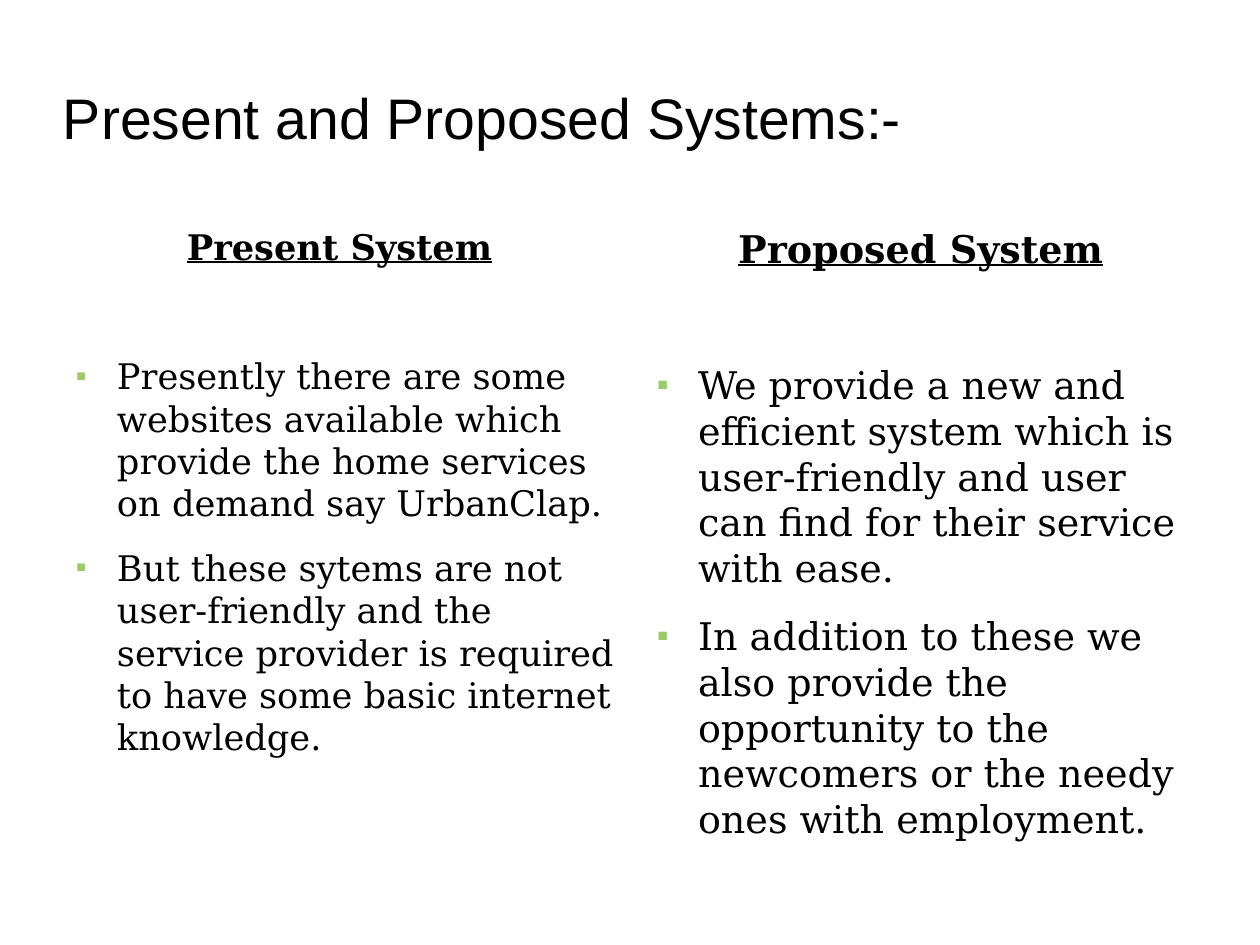
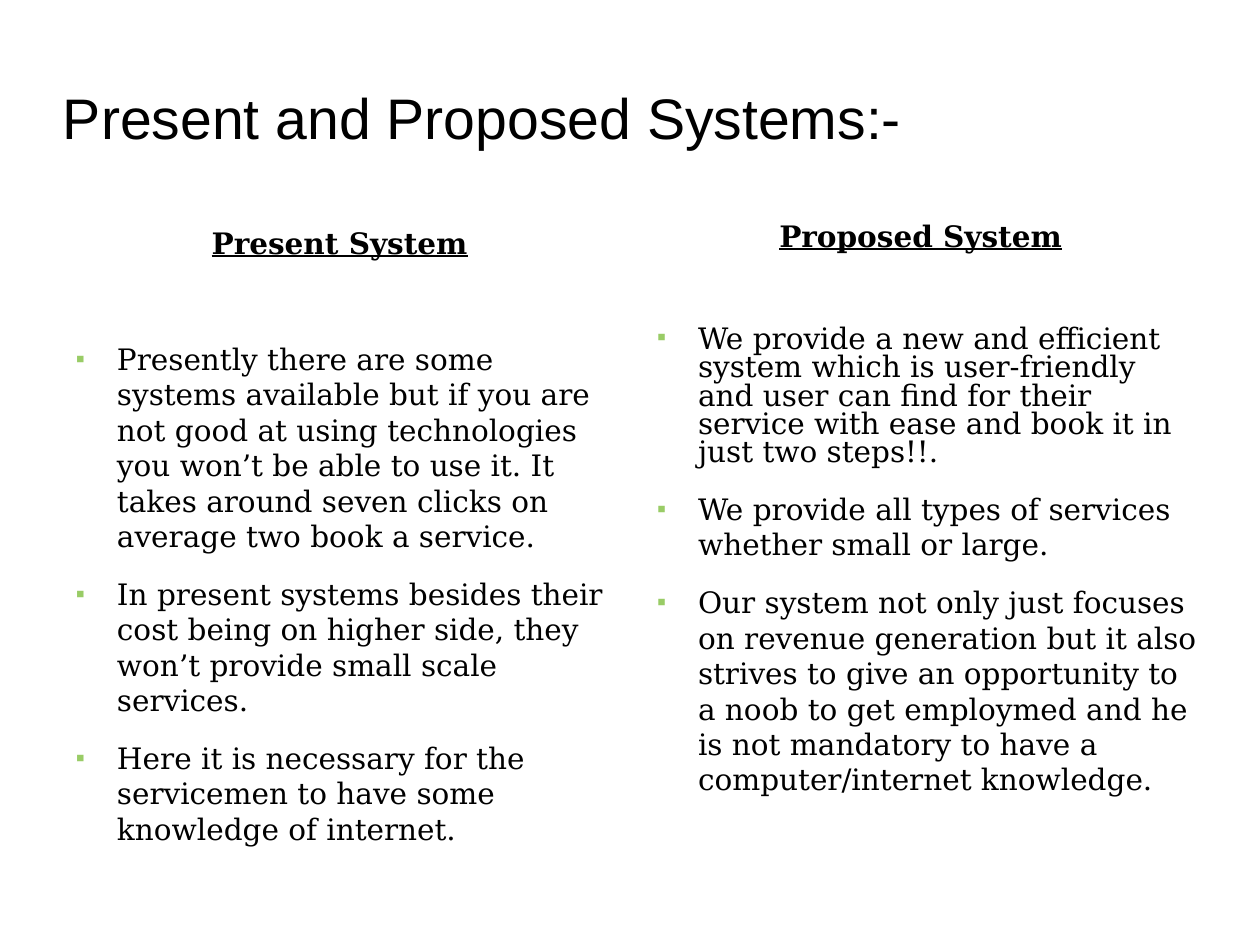
Before and after one commit to agcy1210/gihhomeservices, a slide deck: slide 3 of home_service_ppt.odp. Drawn at 1260x945 pixels with LibreOffice and Linux fonts; fonts in the diff are those of the drawing; background and template pictures are left out. Boxes give left, top, right and bottom in pixels: in the first picture for what was removed or moved away, otherwise in the second. Text is boxed around its words. In the diff, an @@ line names an element or a change of style, - is before the commit and + after.

```diff
--- a/home_service_ppt.odp
+++ b/home_service_ppt.odp
@@ text at (212,232,468,261): size 22.2 to 18.6 pt in "Present System" @@
@@ text at (779,224,1062,254): size 24 to 18.6 pt in "Proposed System"; line spacing 1 to 0.8 @@
@@ text at (698,326,1196,761): text changed; size 24 to 18.6 pt @@
-■ We provide a new and efficient system which is user-friendly and user can find for their service with ease.
-■ In addition to these we also provide the opportunity to the newcomers or the needy ones with employment.
+■ We provide a new and efficient system which is user-friendly and user can find for their service with ease and book it in just two steps!!.
+■ We provide all types of services whether small or large.
+■ Our system not only just focuses on revenue generation but it also strives to give an opportunity to a noob to get employmed and he is not mandatory to have a computer/internet knowledge.
@@ text at (117,347,603,846): text changed; size 22.2 to 18.6 pt @@
-■ Presently there are some websites available which provide the home services on demand say UrbanClap.
-■ But these sytems are not user-friendly and the service provider is required to have some basic internet knowledge.
+■ Presently there are some systems available but if you are not good at using technologies you won’t be able to use it. It takes around seven clicks on average two book a service.
+■ In present systems besides their cost being on higher side, they won’t provide small scale services.
+■ Here it is necessary for the servicemen to have some knowledge of internet.
```
Also in this commit, not shown: 2 other slides changed, 2 slides added, 1 other file.
